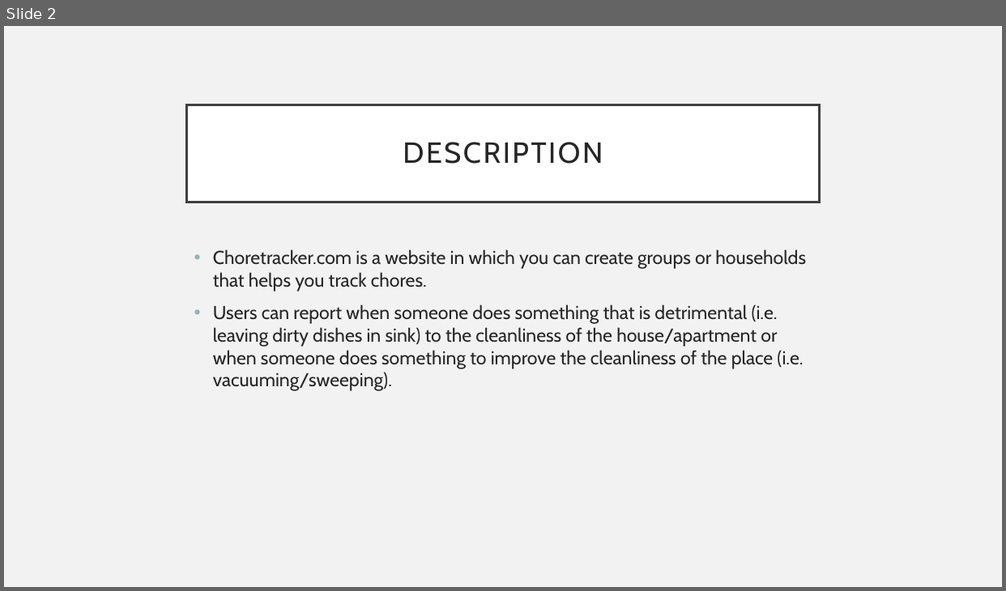
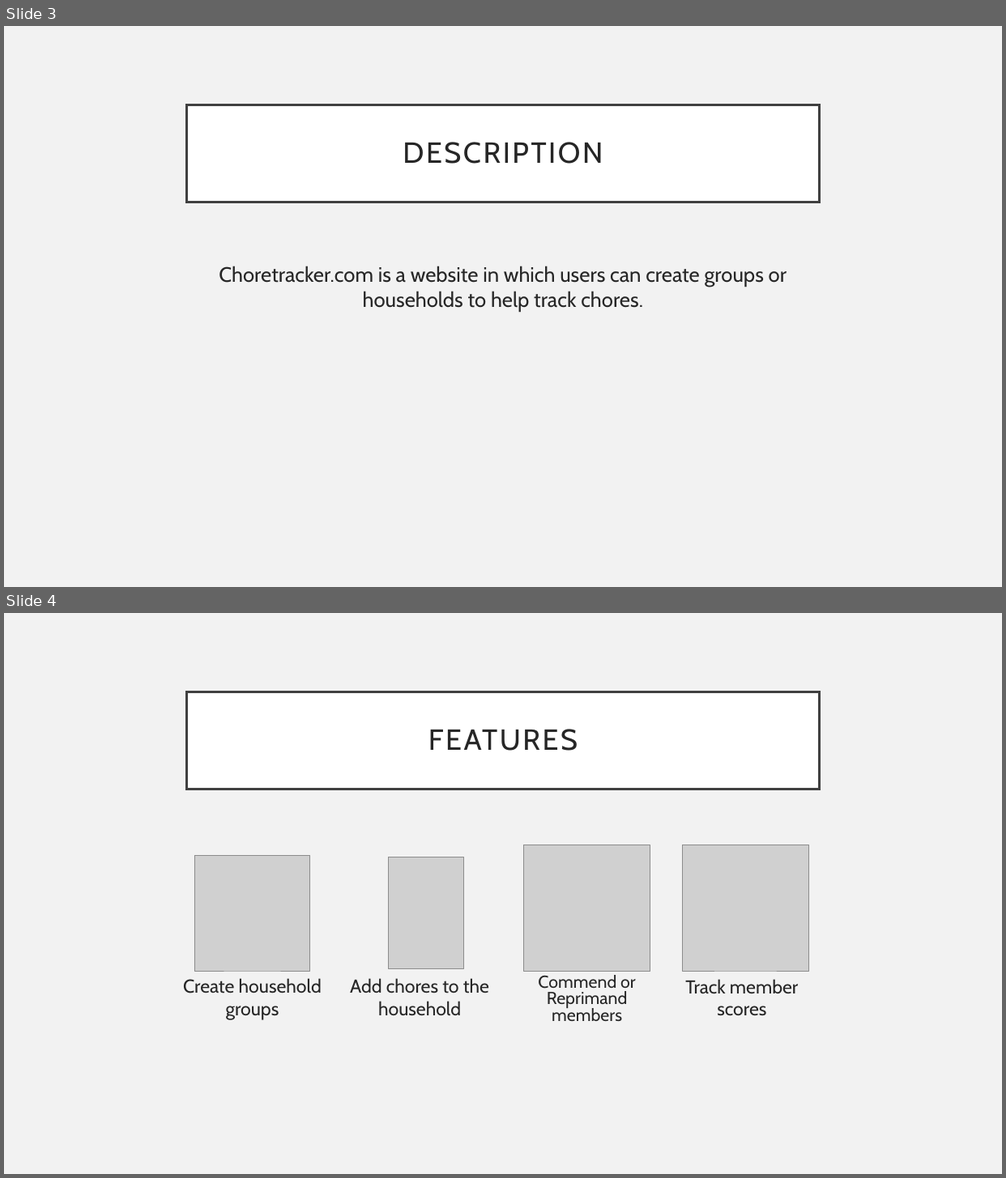
Before and after one commit to Risch1997/IIT-Project, a slide deck: OUR PRESENTATION.pptx. Shown one above the other, each under a label of ours: slide 2 before the commit, slides 3 and 4 after it. The pictures are 1006x591 and 1006x1178 pixels, drawn with LibreOffice and Linux fonts; fonts in the diff are those of the drawing; grey boxes stand for pictures. Boxes give left, top, right and bottom in pixels: in the first picture for what was removed or moved away, otherwise in the second. Text is boxed around its words. In the diff, an @@ line names an element or a change of style, - is before the commit and + after.

```diff
--- a/OUR PRESENTATION.pptx
+++ b/OUR PRESENTATION.pptx
@@ slide 4 added at [4, 613, 1002, 1174], background #F2F2F2 @@
@@ title added at [187, 692, 819, 789], fill #FFFFFF, outline #404040 2.5 pt, 28 pt, text #262626 @@
+FEATURES
@@ picture added at [194, 855, 310, 972] @@
@@ picture added at [524, 845, 651, 972] @@
@@ picture added at [682, 845, 808, 971] @@
@@ picture added at [388, 857, 463, 969] @@
@@ text added at [538, 975, 636, 1021], 16.6 pt, text #262626 @@
+Commend or Reprimand members
@@ text added at [183, 978, 322, 1020], 18 pt, text #262626 @@
+Create household groups
@@ text added at [350, 978, 489, 1016], 18 pt, text #262626 @@
+Add chores to the household
@@ text added at [685, 979, 798, 1016], 18 pt, text #262626 @@
+Track member scores
@@ what was slide 2 is now slide 3 @@
@@ slide 3 changed as well @@
@@ text at [219, 266, 786, 312]: text changed; size 18 to 20 pt @@
-• Choretracker.com is a website in which you can create groups or households that helps you track chores.
-• Users can report when someone does something that is detrimental (i.e. leaving dirty dishes in sink) to the cleanliness of the house/apartment or when someone does something to improve the cleanliness of the place (i.e. vacuuming/sweeping).
+Choretracker.com is a website in which users can create groups or households to help track chores.
```
Also in this commit, not shown: 7 other slides changed, 4 other slides added, 4 other files.
